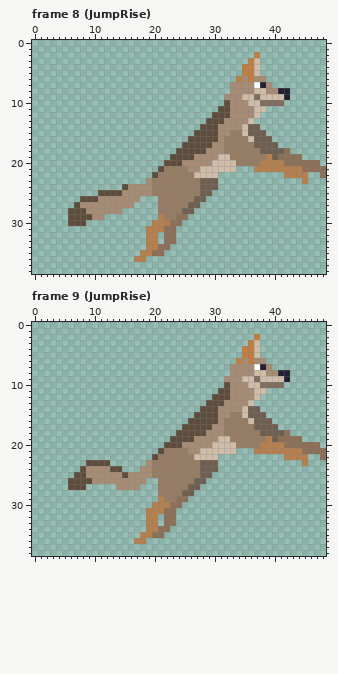
Pixel-art file, stored at assets/images/scratch/coyote.aseprite. This is how it looked before the edit.
49x39 pixels, 13 frames. Shown: frame 8 (JumpRise), frame 9 (JumpRise). The commit also changed other frames, which this record leaves out.
Now the later version:
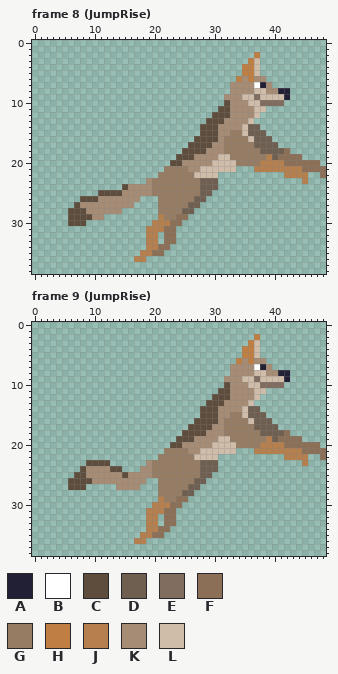
Palette (. is transparent): A #222034  B #ffffff  C #5e4d3d  D #6e5f51  E #806d60  F #8c6f57  G #967c63  H #bf7f43  J #b5804e  K #a68c74  L #cfbda9
Diff:
{"where": "frame 8 (JumpRise), layer \"Body\""}
{"frame":8,"y":15,"x":27,"old":"C","new":"."}
{"frame":8,"y":16,"x":26,"old":"C","new":"."}
{"frame":8,"y":17,"x":25,"old":"C","new":"."}
{"frame":8,"y":18,"x":24,"old":"C","new":"."}
{"frame":8,"y":19,"x":23,"old":"C","new":"."}
{"frame":8,"y":20,"x":22,"old":"C","new":"."}
{"frame":8,"y":21,"x":21,"old":"C","new":"."}
{"frame":8,"y":22,"x":20,"old":"C","new":"."}
{"where": "frame 9 (JumpRise), layer \"Body\""}
{"frame":9,"y":15,"x":27,"old":"C","new":"."}
{"frame":9,"y":16,"x":26,"old":"C","new":"."}
{"frame":9,"y":17,"x":25,"old":"C","new":"."}
{"frame":9,"y":18,"x":24,"old":"C","new":"."}
{"frame":9,"y":19,"x":23,"old":"C","new":"."}
{"frame":9,"y":20,"x":22,"old":"C","new":"."}
{"frame":9,"y":21,"x":21,"old":"C","new":"."}
{"frame":9,"y":22,"x":20,"old":"C","new":"."}
